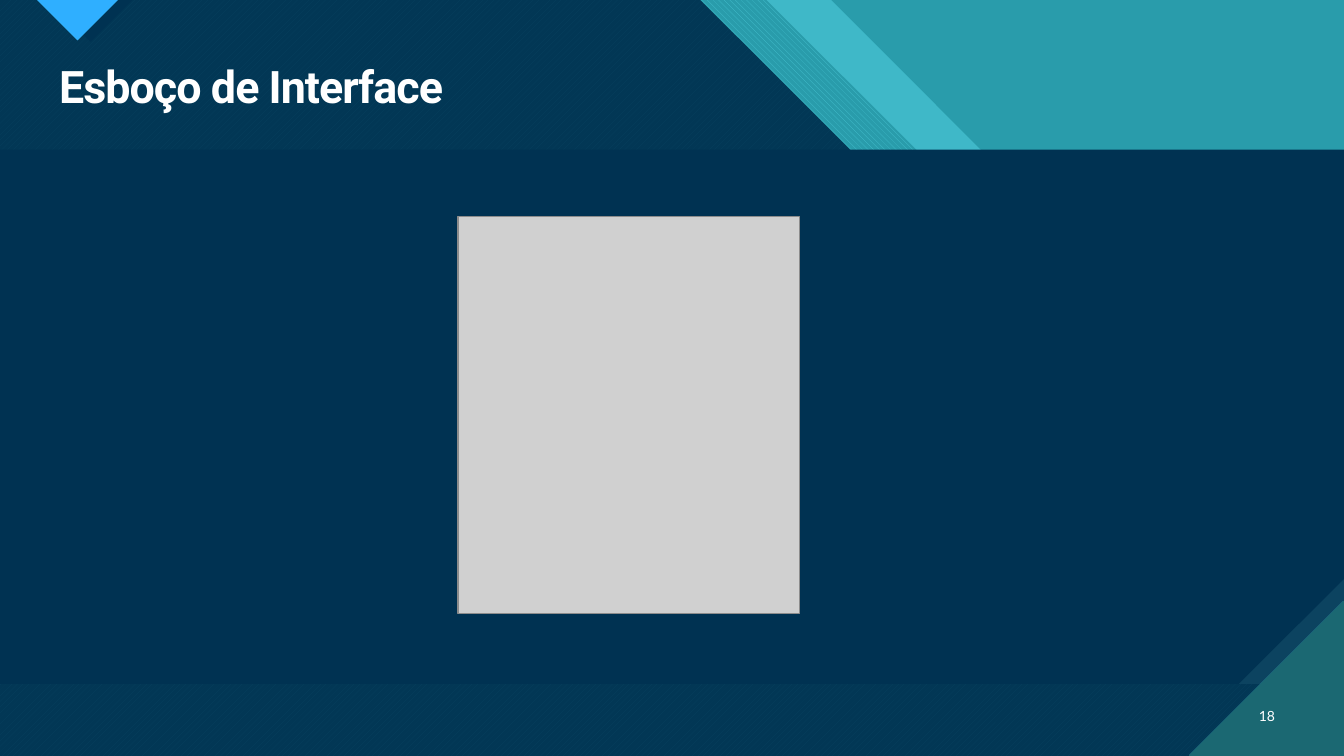
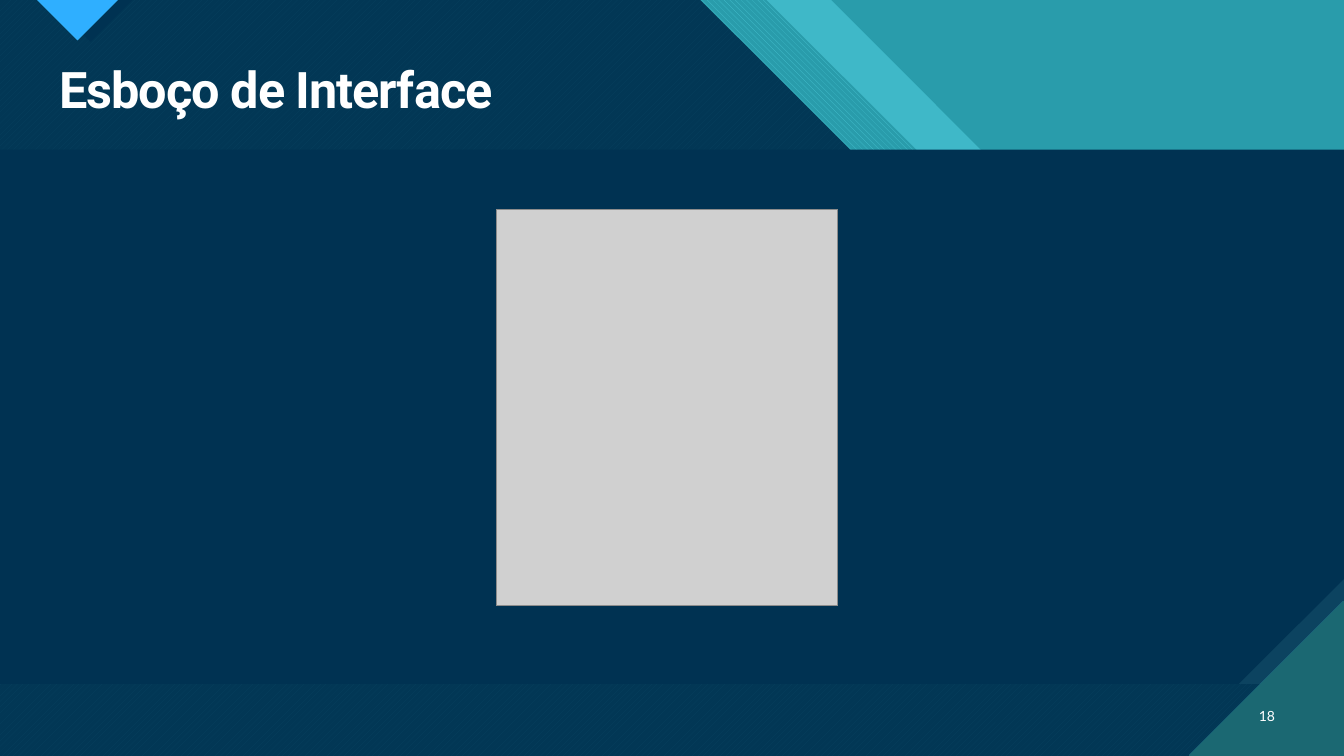
Before and after one commit to pedrocarrega/tese_mestrado_21-22, a slide deck: slide 18 of relatorio_preliminar/presentation.pptx. Drawn at 1344x756 pixels with LibreOffice and Linux fonts; fonts in the diff are those of the drawing; grey boxes stand for pictures. Boxes give left, top, right and bottom in pixels: in the first picture for what was removed or moved away, otherwise in the second. Text is boxed around its words. In the diff, an @@ line names an element or a change of style, - is before the commit and + after.

```diff
--- a/relatorio_preliminar/presentation.pptx
+++ b/relatorio_preliminar/presentation.pptx
@@ title "Esboço de Interface" at (x1=59, y1=69, x2=493, y2=120): size 32 to 36 pt @@
@@ picture moved from (x1=458, y1=217, x2=800, y2=614) to (x1=497, y1=209, x2=839, y2=606) @@
```
Also in this commit, not shown: 6 other slides changed, 2 slides added, 2 slides removed.
